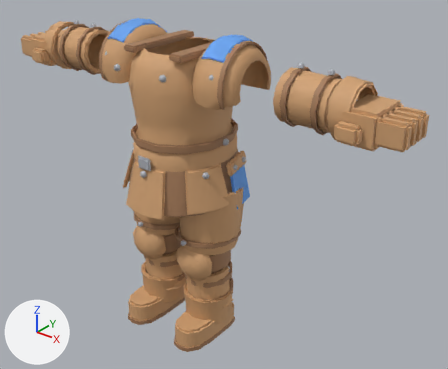
One commit to the FBX model Prototype/SwarmPrototype/Resources/SwarmModels/Armor_Leather.fbx: the scene before it, then after it.
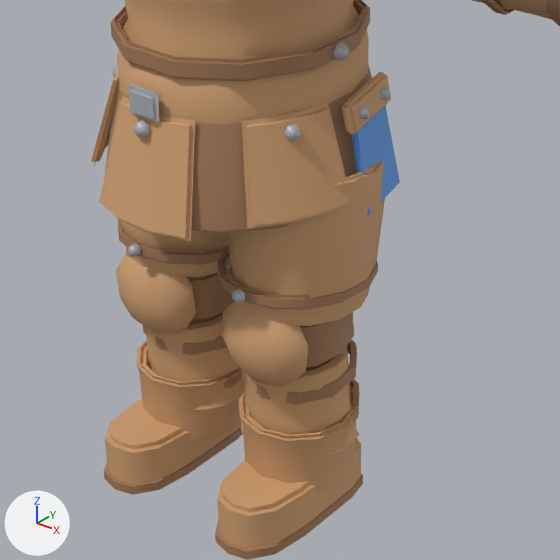
The first picture shows the older version from a camera (50 mm lens) standing at (2.62, -2.84, 2.94) and looking at (0.2, 0.18, 1.07). The close-ups show the older and then the newer version on the part from 19% to 71% of the width and 33% to 95% of the height of that picture. Only the edits that show in the close-ups are written down. Lighting does not change. The marker at lower left points along +X, +Y and +Z. Vertices at exactly the same position are counted once.

In view in the first close-up: 'Armor_Leather_Boot_L', 'Armor_Leather_Boot_R', 'Armor_Leather_Bracer_L', 'Armor_Leather_Chest', 'Armor_Leather_HipCloth_L', 'Armor_Leather_Knee_L', 'Armor_Leather_Knee_R', 'Armor_Leather_Shin_L', 'Armor_Leather_Shin_R', 'Armor_Leather_Thigh_L', 'Armor_Leather_Thigh_R', 'Armor_Leather_Waist'.
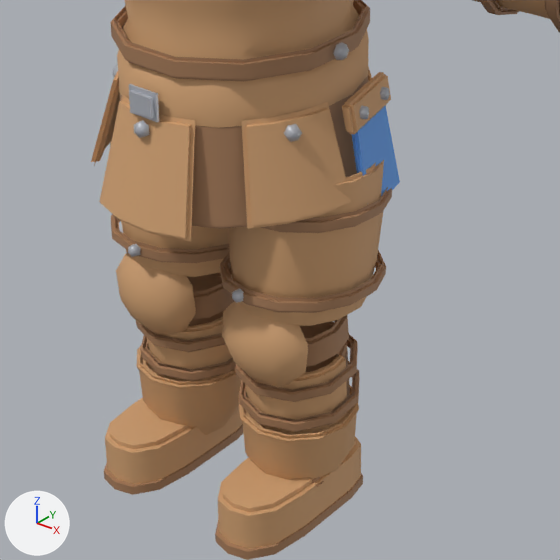
Changed parts and their boxes (x1, y1, x2, y2) in the close-ups (560 x 560 px; the box of a moved part takes in the faces that stretch with it):
'Armor_Leather_Thigh_L', reshaped
    before: (217, 160, 385, 326)
    after: (220, 160, 392, 326)
'Armor_Leather_Shin_L', reshaped
    before: (241, 340, 360, 457)
    after: (235, 321, 360, 435)
'Armor_Leather_Knee_L', reshaped
    before: (222, 301, 354, 387)
    after: (222, 301, 349, 387)
'Armor_Leather_Shin_R', reshaped
    before: (142, 312, 246, 410)
    after: (136, 273, 236, 382)
'Armor_Leather_Thigh_R', reshaped
    before: (118, 219, 231, 277)
    after: (110, 142, 230, 277)
part 1 of me_armor_leather_shin_r, rebuilt
    before: (142, 325, 227, 355)
    after: (136, 321, 226, 352)
part 2 of me_armor_leather_shin_r, rebuilt (mostly hidden before)
    before: (190, 312, 223, 324)
    after: (187, 273, 223, 326)
part 3 of me_armor_leather_shin_r, added (brown)
    after: (140, 335, 236, 381)
part 4 of me_armor_leather_shin_r, moved or reshaped
    before: (146, 315, 246, 410)
    after: (147, 317, 236, 382)
part 5 of me_armor_leather_knee_l, moved or reshaped
    before: (300, 312, 354, 367)
    after: (305, 315, 349, 367)
part 6 of me_armor_leather_thigh_r, moved or reshaped
    before: (118, 219, 229, 265)
    after: (111, 214, 230, 263)
part 7 of me_armor_leather_waist, moved or reshaped
    before: (105, 64, 372, 233)
    after: (120, 76, 368, 229)
part 8 of me_armor_leather_shin_l, rebuilt
    before: (241, 340, 357, 405)
    after: (235, 334, 358, 402)
part 9 of me_armor_leather_shin_l, rebuilt (mostly hidden before)
    before: (306, 347, 351, 399)
    after: (300, 321, 350, 397)
part 10 of me_armor_leather_shin_l, added (brown)
    after: (239, 361, 360, 432)
part 11 of me_armor_leather_shin_l, moved or reshaped
    before: (241, 354, 360, 454)
    after: (245, 355, 348, 435)
part 12 of me_armor_leather_thigh_l, moved or reshaped (not visible before)
    after: (261, 187, 392, 233)
part 13 of me_armor_leather_thigh_l, moved or reshaped
    before: (217, 249, 378, 309)
    after: (220, 250, 386, 313)

The change, as a diff of the scene's bpy script:
```diff
--- a/Prototype/SwarmPrototype/Resources/SwarmModels/Armor_Leather.fbx.py
+++ b/Prototype/SwarmPrototype/Resources/SwarmModels/Armor_Leather.fbx.py
@@ me_armor_leather_thigh_l @@
-me_armor_leather_thigh_l.from_pydata(...)  # 586 vertices, 586 faces; spans x -0.016..0.428, y -0.267..0.27, z 0.673..1.146
+me_armor_leather_thigh_l.from_pydata(...)  # 586 vertices, 586 faces; spans x 0.001..0.445, y -0.267..0.277, z 0.673..1.146
+# me_armor_leather_thigh_l part 12: the loose piece of 168 vertices spanning x -0.016..0.413, y -0.22..0.27, z 0.973..1.058 is multiplied about its middle by the matrix ((1.029, 0.0, 0.001), (0.0, 1.025, -0.005), (0.001, -0.005, 0.971)), then moved by (0.025, 0.0, 0.0)
+# me_armor_leather_thigh_l part 13: the loose piece of 168 vertices spanning x -0.012..0.417, y -0.241..0.25, z 0.734..0.819 is multiplied about its middle by the matrix ((1.029, 0.0, 0.001), (0.0, 1.025, -0.005), (0.001, -0.005, 0.971)), then moved by (0.02, 0.0, 0.0)
+# other edits to the shape of me_armor_leather_thigh_l do not show in these pictures
 me_armor_leather_thigh_l.materials.append(mat_leather_brown)
@@ me_armor_leather_shin_l @@
-me_armor_leather_shin_l.from_pydata(...)  # 543 vertices, 545 faces; spans x 0.018..0.393, y -0.176..0.195, z 0.221..0.551
+me_armor_leather_shin_l.from_pydata(...)  # 503 vertices, 504 faces; spans x 0.029..0.381, y -0.193..0.188, z 0.284..0.55
+# me_armor_leather_shin_l part 8: the loose piece of 120 vertices spanning x 0.039..0.372, y -0.172..0.181, z 0.417..0.494 is rebuilt with 119 vertices and now spans x 0.029..0.381, y -0.193..0.178, z 0.436..0.513
+# me_armor_leather_shin_l part 9: the loose piece of 84 vertices spanning x 0.058..0.352, y 0.01..0.163, z 0.25..0.551 is rebuilt with 84 vertices and now spans x 0.061..0.349, y 0.011..0.156, z 0.3..0.55
+# me_armor_leather_shin_l part 10: a new loose piece of 120 vertices spanning x 0.029..0.381, y -0.182..0.188, z 0.326..0.404, in mat_leather_dark (brown #a67c59)
+# me_armor_leather_shin_l part 11: 321 vertices removed from x 0.018..0.393, y -0.176..0.195, z 0.221..0.531; 162 vertices added at x 0.041..0.369, y -0.175..0.047, z 0.284..0.53
 me_armor_leather_shin_l.materials.append(mat_leather_brown)
@@ me_armor_leather_shin_r @@
-me_armor_leather_shin_r.from_pydata(...)  # 546 vertices, 548 faces; spans x -0.393..-0.018, y -0.176..0.195, z 0.221..0.551
+me_armor_leather_shin_r.from_pydata(...)  # 506 vertices, 507 faces; spans x -0.381..-0.029, y -0.193..0.188, z 0.284..0.55
+# me_armor_leather_shin_r part 1: the loose piece of 120 vertices spanning x -0.372..-0.039, y -0.172..0.181, z 0.417..0.494 is rebuilt with 119 vertices and now spans x -0.381..-0.029, y -0.193..0.178, z 0.436..0.513
+# me_armor_leather_shin_r part 2: the loose piece of 84 vertices spanning x -0.352..-0.058, y 0.01..0.163, z 0.25..0.551 is rebuilt with 84 vertices and now spans x -0.349..-0.061, y 0.011..0.156, z 0.3..0.55
+# me_armor_leather_shin_r part 3: a new loose piece of 120 vertices spanning x -0.381..-0.029, y -0.182..0.188, z 0.326..0.404, in mat_leather_dark (brown #a67c59)
+# me_armor_leather_shin_r part 4: 324 vertices removed from x -0.393..-0.018, y -0.176..0.195, z 0.221..0.531; 165 vertices added at x -0.369..-0.041, y -0.175..0.047, z 0.284..0.53
 me_armor_leather_shin_r.materials.append(mat_leather_brown)
@@ me_armor_leather_waist @@
 me_armor_leather_waist.from_pydata(...)  # 704 vertices, 694 faces; spans x -0.422..0.422, y -0.432..0.492, z 1.02..1.47
+# me_armor_leather_waist part 7: 192 of 704 vertices moved; they spanned x -0.38..0.38, y -0.4..0.46, z 1.03..1.329 and now span x -0.356..0.356, y -0.375..0.435, z 1.03..1.328; mean shift (0.0, 0.0, 0.0); largest move (0.074, -0.389, 1.03) -> (0.069, -0.365, 1.03)
 me_armor_leather_waist.materials.append(mat_leather_brown)
@@ me_armor_leather_thigh_r @@
-me_armor_leather_thigh_r.from_pydata(...)  # 586 vertices, 586 faces; spans x -0.428..0.016, y -0.267..0.27, z 0.673..1.146
+me_armor_leather_thigh_r.from_pydata(...)  # 586 vertices, 586 faces; spans x -0.445..-0.001, y -0.267..0.277, z 0.673..1.146
+# me_armor_leather_thigh_r part 6: the loose piece of 168 vertices spanning x -0.417..0.012, y -0.241..0.25, z 0.734..0.819 is multiplied about its middle by the matrix ((1.029, 0.0, -0.001), (0.0, 1.025, -0.005), (-0.001, -0.005, 0.971)), then moved by (-0.02, 0.0, 0.0)
+# other edits to the shape of me_armor_leather_thigh_r do not show in these pictures
 me_armor_leather_thigh_r.materials.append(mat_leather_brown)
@@ me_armor_leather_knee_l @@
-me_armor_leather_knee_l.from_pydata(...)  # 195 vertices, 195 faces; spans x 0.037..0.373, y -0.25..0.162, z 0.476..0.759
+me_armor_leather_knee_l.from_pydata(...)  # 195 vertices, 195 faces; spans x 0.053..0.364, y -0.25..0.147, z 0.476..0.759
+# me_armor_leather_knee_l part 5: 144 of 195 vertices moved; they spanned x 0.037..0.373, y -0.185..0.162, z 0.533..0.722 and now span x 0.053..0.357, y -0.163..0.147, z 0.525..0.65; mean shift (0.0, 0.004, -0.04); largest move (0.283, 0.116, 0.708) -> (0.275, 0.109, 0.637)
 me_armor_leather_knee_l.materials.append(mat_leather_brown)
```
